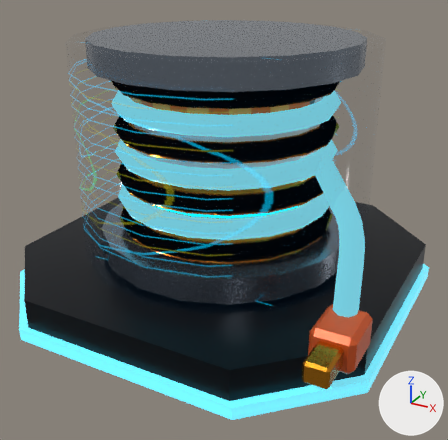
Before and after pictures for a commit that changed the glTF model godot/assets/models/prop_super_wire_spool.glb.
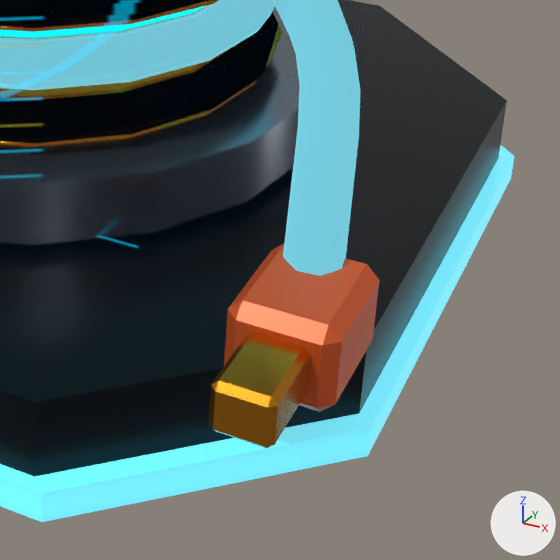
There are two pictures of each version: one whole from a 50 mm lens placed at (0.245, -0.45, 0.29), pointed at (0.007, -0.016, 0.073), one close up on the part from 48% to 100% of the width and 46% to 99% of the height. The lights are fixed; the arrows at lower right show +X, +Y and +Z. The first two pictures are the older version.

Names of what the first close-up shows: 'SuperWireSpool_Root'.
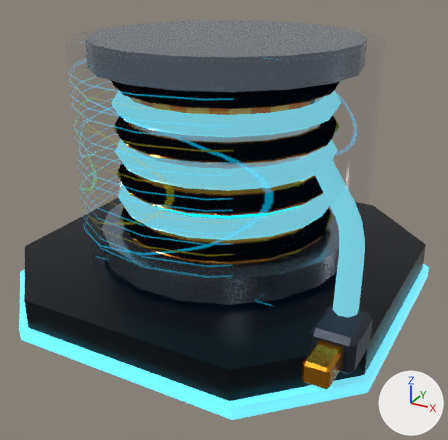
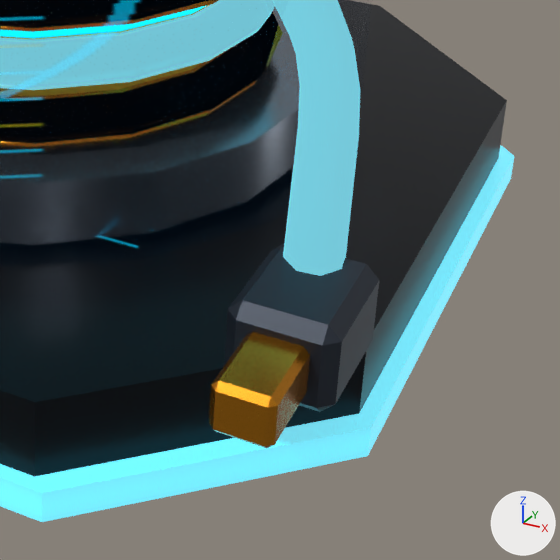
Scene script edits in JSON lines:
```json
{"op": "add", "block": "img_proc_png_001", "code": ["img_proc_png_001 = load_image('proc.png.001', '_unpacked/proc.png.001', 64, 64, 'sRGB')"]}
{"block": "mat_mat_aegis_signalorangehardware", "change": "nodes: BsdfPrincipled, OutputMaterial, TexImage"}
{"block": "mat_mat_aegis_signalorangehardware", "change": "uses the picture img_accent_safety_orange_png"}
{"block": "mat_mat_aegis_signalorangehardware", "change": "nodes: BsdfPrincipled, Mix, OutputMaterial, TexImage"}
{"block": "mat_mat_aegis_signalorangehardware", "change": "colours: grey #969da7"}
{"block": "mat_mat_aegis_signalorangehardware", "change": "uses the picture img_proc_png_001"}
```

Pixel boxes [x1, y1, x2, y2] of what changed, in the close-ups (560 x 560 px):
```json
{"object": "SuperWireSpool_Root", "change": "surface changed", "before": [221, 240, 383, 415], "after": [221, 240, 383, 415], "on screen": "darker"}
```
